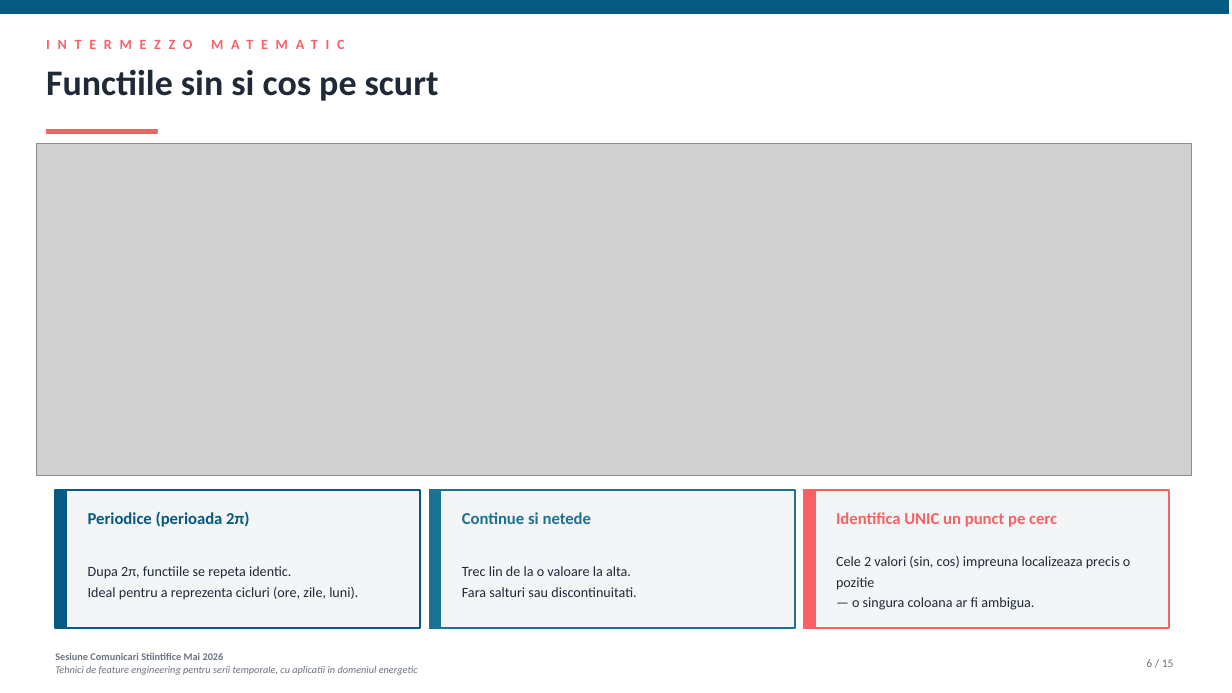
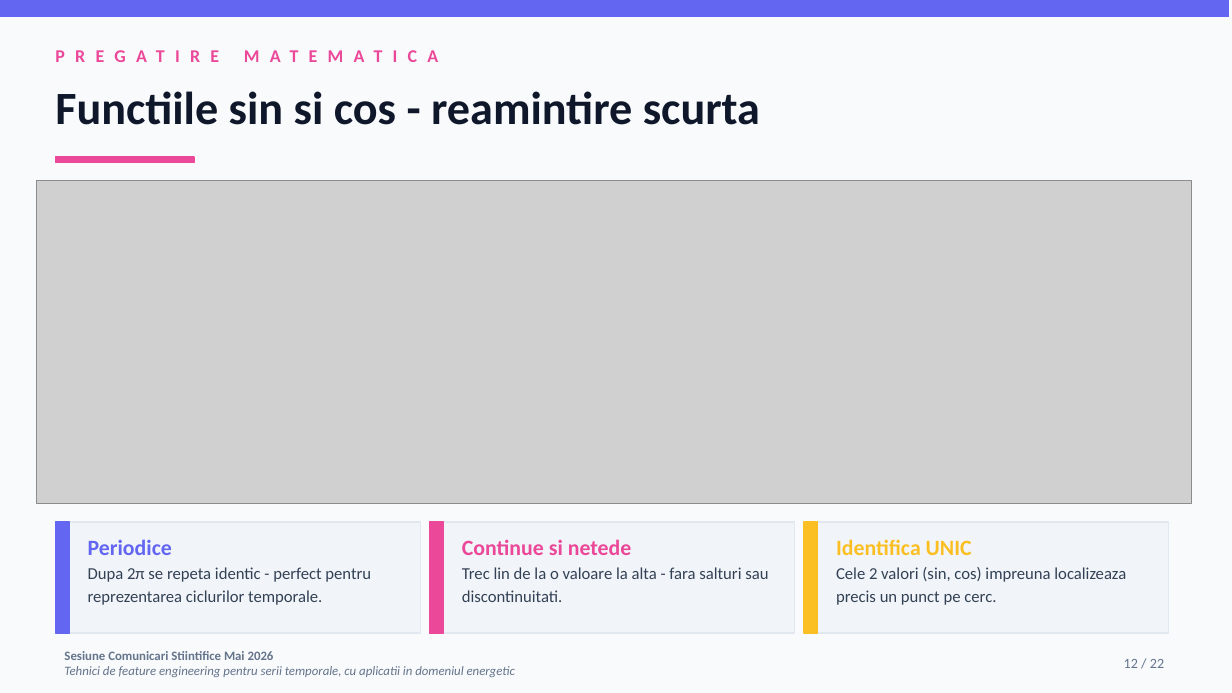
Before and after one commit to diana-nenu/Disertatie_AI_Platform, a slide deck: slide 12 of docs/SCSS/SCSS_FeatureEngineering_Diana_Nenu.pptx (slide 6 before the commit). Drawn at 1232x693 pixels with LibreOffice and Linux fonts; fonts in the diff are those of the drawing; grey boxes stand for pictures. Boxes give left, top, right and bottom in pixels: in the first picture for what was removed or moved away, otherwise in the second. Text is boxed around its words. In the diff, an @@ line names an element or a change of style, - is before the commit and + after.

Commit message:
SCSS pptx V2: rebuild complet - tema Modern Indigo, 22 slide-uri, animatii click
Refactorizare totala a prezentarii conform feedback-ului:

Structura noua (22 slide-uri vs 15):
* slide 1: titlu modern cu forme decorative
* slide 2: context lucrare cu 3 cifre evidentiate
* slide 3-5: cate un slide dedicat fiecarui set de date, cu 3 carduri
  per slide (Ce contine / La ce ne ajuta / Cum contribuie la scopul final)
  - explica concret semantica fiecarui set
* slide 6: diagrama lant Cerere -> Pret -> Oferta (de ce 3 seturi)
* slide 7: Problema 1 - datele brute (timestamp, valoare) sunt inutilizabile
* slide 8: Problema 2 - 4 pattern-uri ascunse (sezonalitate orara, ciclu
  saptamanal, autoregresivitate, trend/volatilitate)
* slide 9: Problema 3 - capcanele subtile (discontinuitati, data leakage)
* slide 10: cele 3 tehnici - overview
* slide 11-13: Tehnica 1 (Encoding ciclic) - 3 slide-uri (problema, sin/cos
  basics, solutia cerc orelor)
* slide 14-15: Tehnica 2 (Lag features) - autoregresivitate teorie + aplicare
* slide 16-17: Tehnica 3 (Rolling) - introducere + capcana shift(1)
* slide 18: cele 3 tehnici impreuna - sinergie
* slide 19: validare empirica - tabel 7 modele
* slide 20-21: concluzii pe 2 slide-uri
* slide 22: multumesc + 3 idei de retinut

Schimbari de design (cf. feedback):
* Tema noua 'Modern Indigo & Pink' (indigo 950/700/500/300 + pink 500 +
  amber accent) - inlocuieste vechea paleta Ocean Gradient
* Fonturi cu 25-30% mai mari peste tot (titluri 36pt, body 14-17pt vs 11-13)
* Hyperlinks/butoane 'Demonstreaza live' SCOASE complet (cf. cerere)
* Animatii fade-in pe click pentru blocurile principale - apar pe rand
  cand utilizatorul apasa Enter in modul Slideshow (max 8 per slide)
* Tranzitii FADE pastrate intre slide-uri
* GIF-urile animate (cerc ore, AR phi, shift1) pastrate

Toate cele 22 slide-uri rulate cu nbclient OK.

```diff
--- a/docs/SCSS/SCSS_FeatureEngineering_Diana_Nenu.pptx
+++ b/docs/SCSS/SCSS_FeatureEngineering_Diana_Nenu.pptx
@@ background #FFFFFF to #F8FAFC @@
@@ rectangle at [0,0,1229,17]: fill #065A82 to #6366F1; outline #065A82 1 pt to #6366F1 1 pt @@
@@ text removed at [46,28,1183,60] @@
-INTERMEZZO MATEMATIC
@@ text added at [55,37,1174,74], 14 pt, text #EC4899, bold @@
+PREGATIRE MATEMATICA
@@ text at [55,91,760,125]: text changed; size 28 to 36 pt; text colour #1F2937 to #0F172A @@
-Functiile sin si cos pe scurt
+Functiile sin si cos - reamintire scurta
@@ rectangle: place and size @@
-rectangle at [46,129,157,133]
+rectangle at [55,157,194,163]
@@ rectangle at [55,157,194,163]: fill #F96167 to #EC4899; outline #F96167 1 pt to #EC4899 1 pt @@
@@ picture: place and size @@
-picture at [37,143,1192,476]
+picture at [37,180,1192,504]
@@ rectangle at [55,522,69,633]: fill #065A82 to #6366F1; outline #065A82 1 pt to #6366F1 1 pt @@
@@ rectangle: place and size @@
-rectangle at [55,490,421,628]
+rectangle at [55,522,421,633]
@@ rectangle at [55,522,421,633]: fill #F4F5F7 to #F1F5F9; outline #065A82 1.5 pt to #E2E8F0 1 pt @@
@@ rectangle: place and size @@
-rectangle at [55,490,67,628]
+rectangle at [55,522,69,633]
@@ vertical alignment middle to top in 3 elements at [462,539,768,602], [836,539,1126,605], [88,539,371,605] @@
@@ text at [88,539,371,605]: text changed; size 11 to 13 pt; text colour #1F2937 to #334155 @@
-Dupa 2π, functiile se repeta identic.
-Ideal pentru a reprezenta cicluri (ore, zile, luni).
+Periodice
+Dupa 2π se repeta identic - perfect pentru reprezentarea ciclurilor temporale.
@@ text removed at [88,512,249,527] @@
-Periodice (perioada 2π)
@@ rectangle: place and size @@
-rectangle at [430,490,795,628]
+rectangle at [430,522,795,633]
@@ rectangle at [430,522,795,633]: fill #F4F5F7 to #F1F5F9; outline #1C7293 1.5 pt to #E2E8F0 1 pt @@
@@ rectangle: place and size @@
-rectangle at [430,490,441,628]
+rectangle at [430,522,444,633]
@@ rectangle at [430,522,444,633]: fill #1C7293 to #EC4899; outline #1C7293 1 pt to #EC4899 1 pt @@
@@ text at [462,539,768,602]: text changed; size 11 to 13 pt; text colour #1F2937 to #334155 @@
-Trec lin de la o valoare la alta.
-Fara salturi sau discontinuitati.
+Continue si netede
+Trec lin de la o valoare la alta - fara salturi sau discontinuitati.
@@ text removed at [462,512,591,524] @@
-Continue si netede
@@ rectangle: place and size @@
-rectangle at [804,490,1169,628]
+rectangle at [804,522,1169,633]
@@ rectangle at [804,522,1169,633]: fill #F4F5F7 to #F1F5F9; outline #F96167 1.5 pt to #E2E8F0 1 pt @@
@@ rectangle: place and size @@
-rectangle at [804,490,815,628]
+rectangle at [804,522,818,633]
@@ rectangle at [804,522,818,633]: fill #F96167 to #FBBF24; outline #F96167 1 pt to #FBBF24 1 pt @@
@@ text at [836,539,1126,605]: text changed; size 11 to 13 pt; text colour #1F2937 to #334155 @@
-Cele 2 valori (sin, cos) impreuna localizeaza precis o pozitie
-— o singura coloana ar fi ambigua.
+Identifica UNIC
+Cele 2 valori (sin, cos) impreuna localizeaza precis un punct pe cerc.
@@ text removed at [836,512,1057,527] @@
-Identifica UNIC un punct pe cerc
@@ text "Sesiune Comunicari Stiintifice Mai 2026": place and size @@
-text "Sesiune Comunicari Stiintifice Mai 2026" at [55,653,418,675]
+text "Sesiune Comunicari Stiintifice Mai 2026" at [64,651,515,677]
@@ text "Sesiune Comunicari Stiintifice Mai 2026" at [64,651,515,677]: size 8 to 10 pt, text colour #6B7280 to #64748B @@
@@ text added at [1124,659,1164,668], 11 pt, text #64748B @@
+12 / 22
@@ text removed at [1146,659,1174,667] @@
-6 / 15
```
Also in this commit, not shown: 5 other slides changed, 16 slides added, 9 slides removed.
